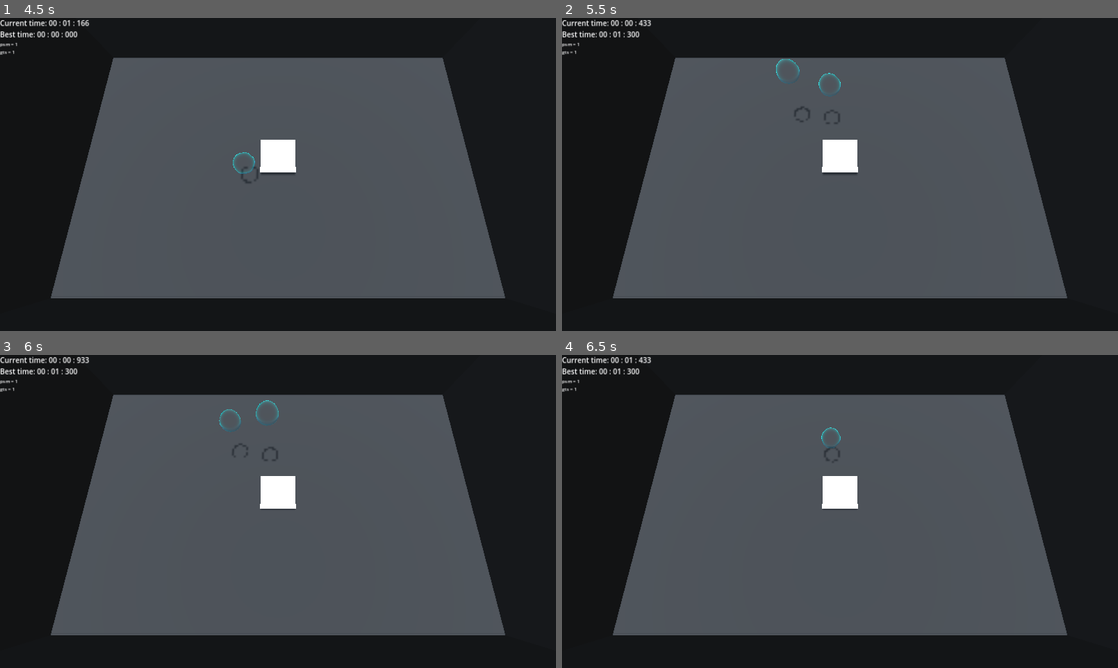
Above: before the commit, frames 1-4 (two rows, left to right).
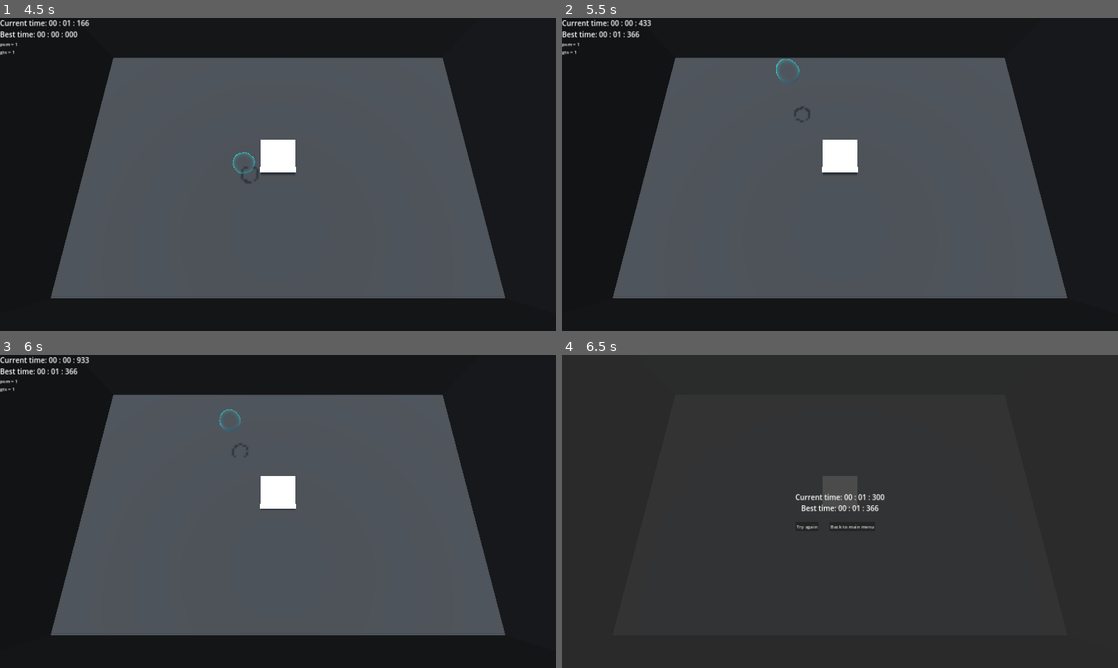
Above: after the commit, the same moments.

Repository: warriormaster12/Fsj2025
Game: Godot game, scene res://levels/actual_level.tscn
Two runs of this game, one before a commit and one after it. Both use one fixed random seed, a clock stepped at 60 frames per second and the inputs below.
Inputs:
- Up to frame 1 (4.5 s): click "Start game" at 0.5 s; click "Start game" at 1.25 s; tap one key every 0.75 s from 2.1 s: Space (dash) S (move_d) A (move_l) D (move_r)
- Up to frame 2 (5.5 s): click "Try again" at 5 s
- Up to frame 3 (6 s): tap W (move_u) at 5.85 s
- Up to frame 4 (6.5 s): no input

Frame 1 is identical in both runs. In frame 2, less than 0.1% of the frame differs, in the area x 12-51%, y 4-34%; in frame 3, less than 0.1%; in frame 4, 54%, in the area x 0-91%, y 0-90%.

Commit message:
Improve floor detection

Diff:
--- a/scripts/bubble.gd
+++ b/scripts/bubble.gd
@@ -34,6 +34,7 @@
 		if wall.z:
 			velocity.z *= -1
 
-	if position.y < 1:
+	var collision: KinematicCollision3D = get_last_slide_collision()
+	if collision && is_on_floor() && !collision.get_collider().is_in_group("player"):
 		bubble_destroy.emit()
 		queue_free()
--- a/scripts/spawn_area.gd
+++ b/scripts/spawn_area.gd
@@ -17,13 +17,11 @@
 
 
 func spawn() -> void:
-	while true:
-		var spawn_instance: Node3D = spawn_objects[0].instantiate()
-		get_parent().add_child.call_deferred(spawn_instance)
+	var spawn_instance: Node3D = spawn_objects[0].instantiate()
+	get_parent().add_child.call_deferred(spawn_instance)
 
-		spawn_instance.position = get_random_position()
+	spawn_instance.position = get_random_position()
 
-		await get_tree().create_timer(2.0).timeout
 
 
 
